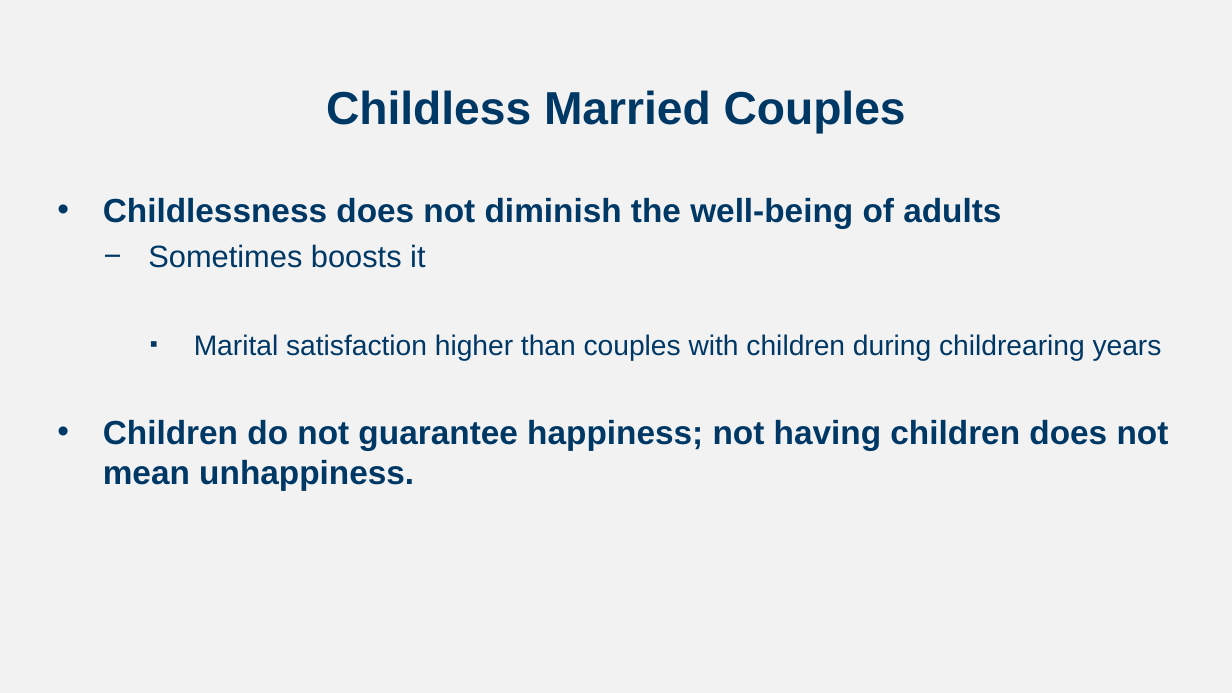
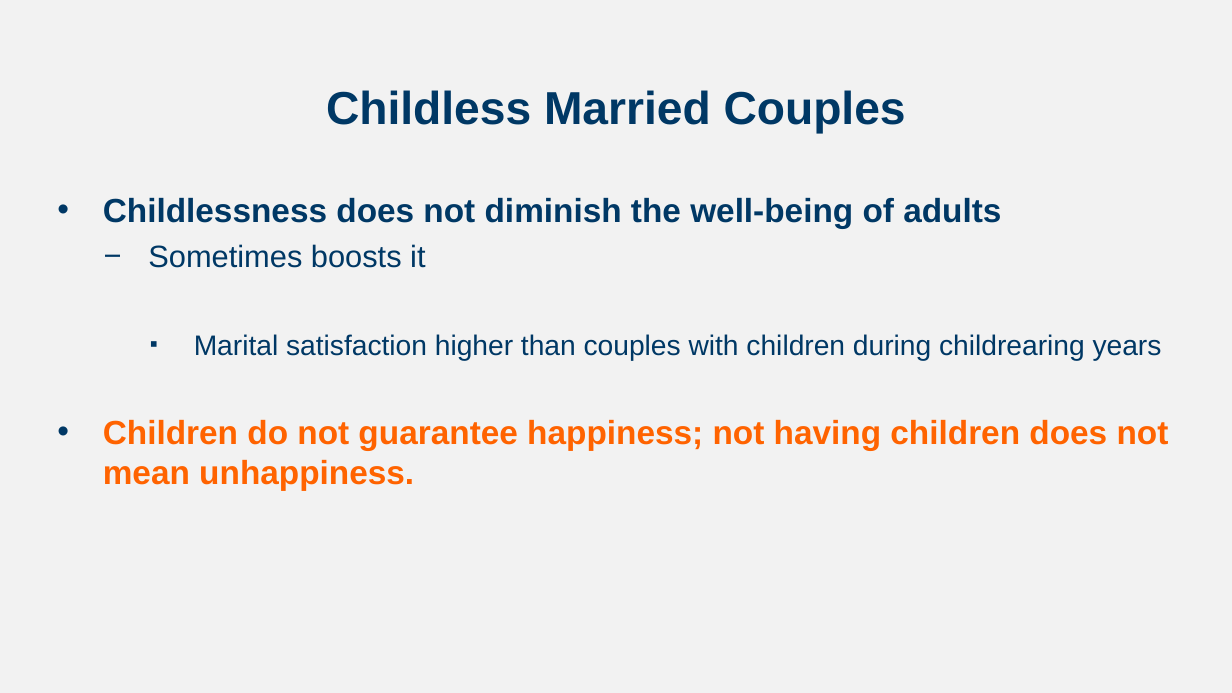
Before and after one commit to npm27/Teaching-Materials, a slide deck: slide 22 of Developmental Fall 23/Slides/Chapter 14.pptx (slide 24 before the commit). Drawn at 1232x693 pixels with LibreOffice and Linux fonts; fonts in the diff are those of the drawing. Boxes give left, top, right and bottom in pixels: in the first picture for what was removed or moved away, otherwise in the second. Text is boxed around its words. In the diff, an @@ line names an element or a change of style, - is before the commit and + after.

```diff
--- a/Developmental Fall 23/Slides/Chapter 14.pptx
+++ b/Developmental Fall 23/Slides/Chapter 14.pptx
@@ text at box(103, 419, 1169, 490): text colour #003865 to #FF6300 in "Children do not guarantee happiness; not having ..." @@
```
Also in this commit, not shown: 6 other slides changed, 2 slides removed.
